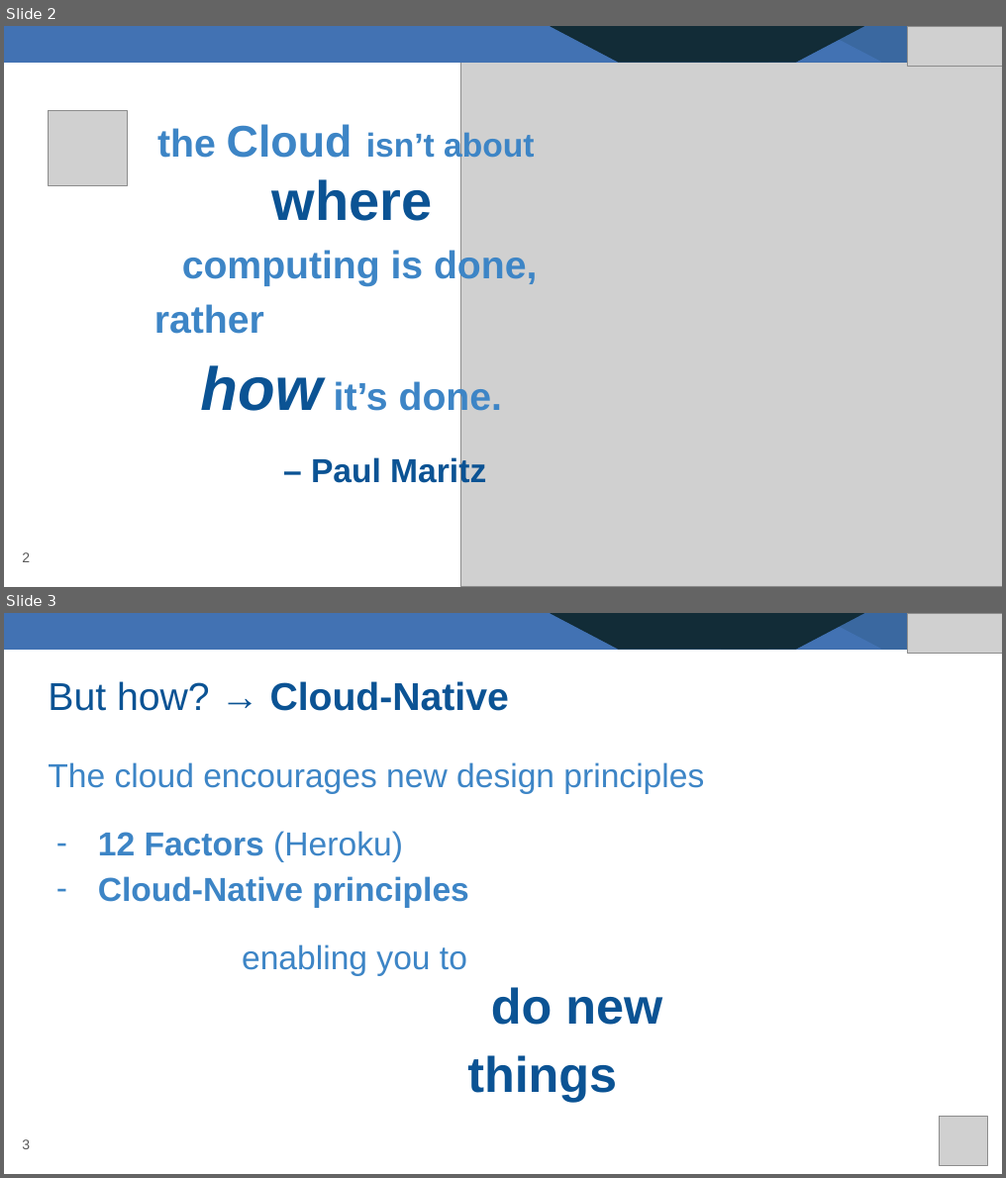
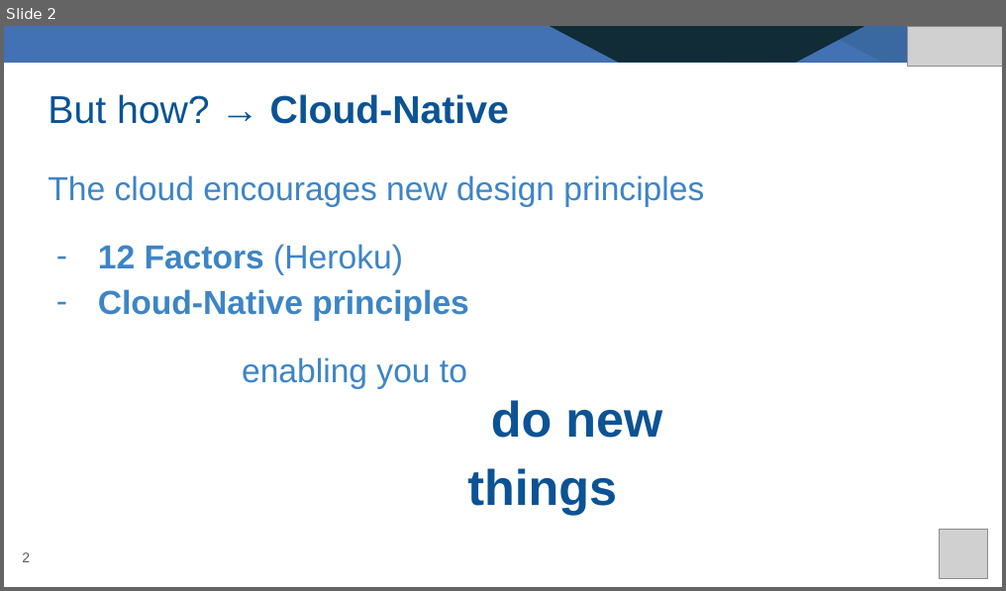
Before and after one commit to tezizzm/Premera, a slide deck: Decks/4-Steeltoe Capabilities.pptx. Shown one above the other, each under a label of ours: slides 2 and 3 before the commit, slide 2 after it. The pictures are 1006x1178 and 1006x591 pixels, drawn with LibreOffice and Linux fonts; fonts in the diff are those of the drawing; grey boxes stand for pictures. Boxes give left, top, right and bottom in pixels: in the first picture for what was removed or moved away, otherwise in the second. Text is boxed around its words. In the diff, an @@ line names an element or a change of style, - is before the commit and + after.

```diff
--- a/Decks/4-Steeltoe Capabilities.pptx
+++ b/Decks/4-Steeltoe Capabilities.pptx
@@ slide 2 removed at [4, 26, 1002, 587], background #FFFFFF @@
@@ rectangle removed at [4, 26, 1002, 62] @@
@@ picture removed at [460, 49, 1002, 586] @@
@@ trapezoid removed at [550, 26, 864, 62] @@
@@ rectangle removed at [721, 26, 1002, 62] @@
@@ triangle removed at [769, 33, 881, 62] @@
@@ picture removed at [908, 26, 1002, 67] @@
@@ picture removed at [49, 111, 128, 185] @@
@@ text removed at [157, 124, 534, 164] @@
-the Cloud isn’t about
@@ text removed at [182, 179, 537, 286] @@
-where
-computing is done,
@@ text removed at [154, 304, 502, 418] @@
-rather
-how it’s done.
@@ text removed at [311, 456, 486, 489] @@
-– Paul Maritz
@@ page number removed at [22, 553, 30, 563] @@
-2
@@ what was slide 3 is now slide 2 @@
@@ page number at [22, 553, 30, 563]: text changed @@
-3
+2
```
Also in this commit, not shown: 3 other files.
